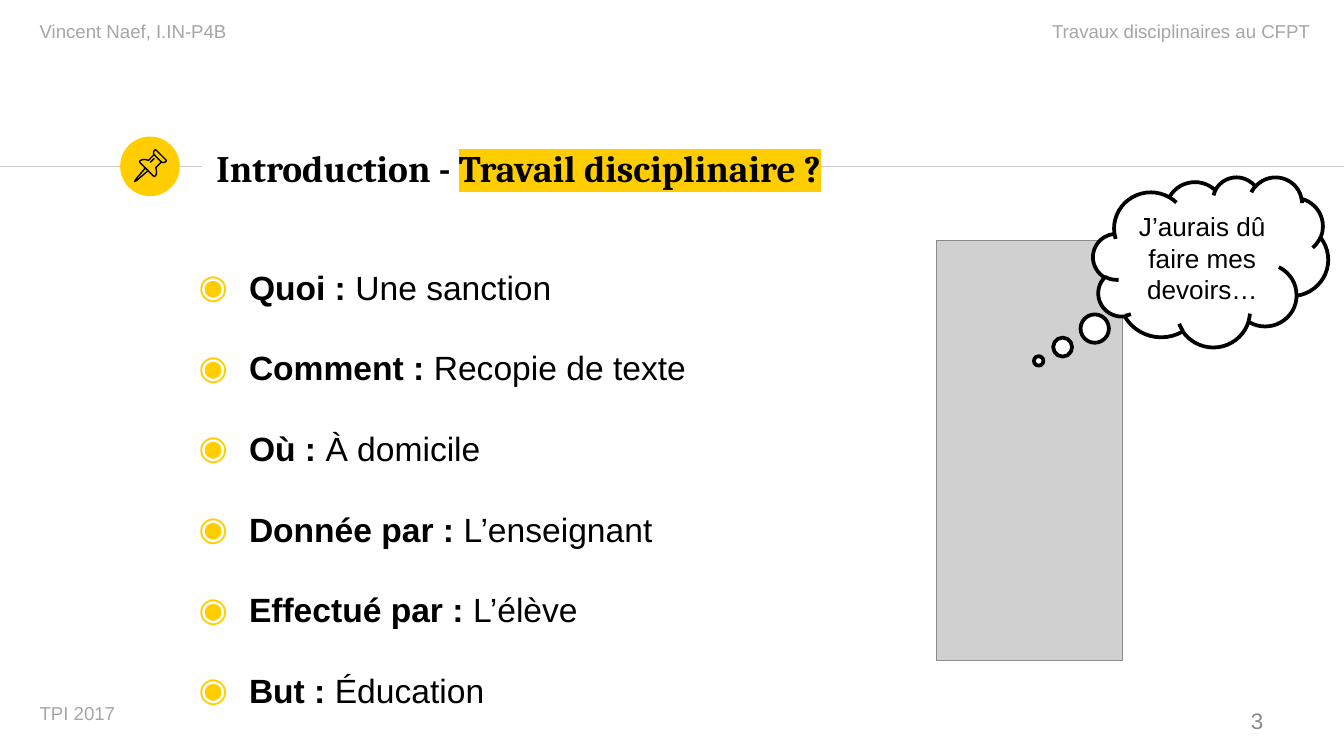
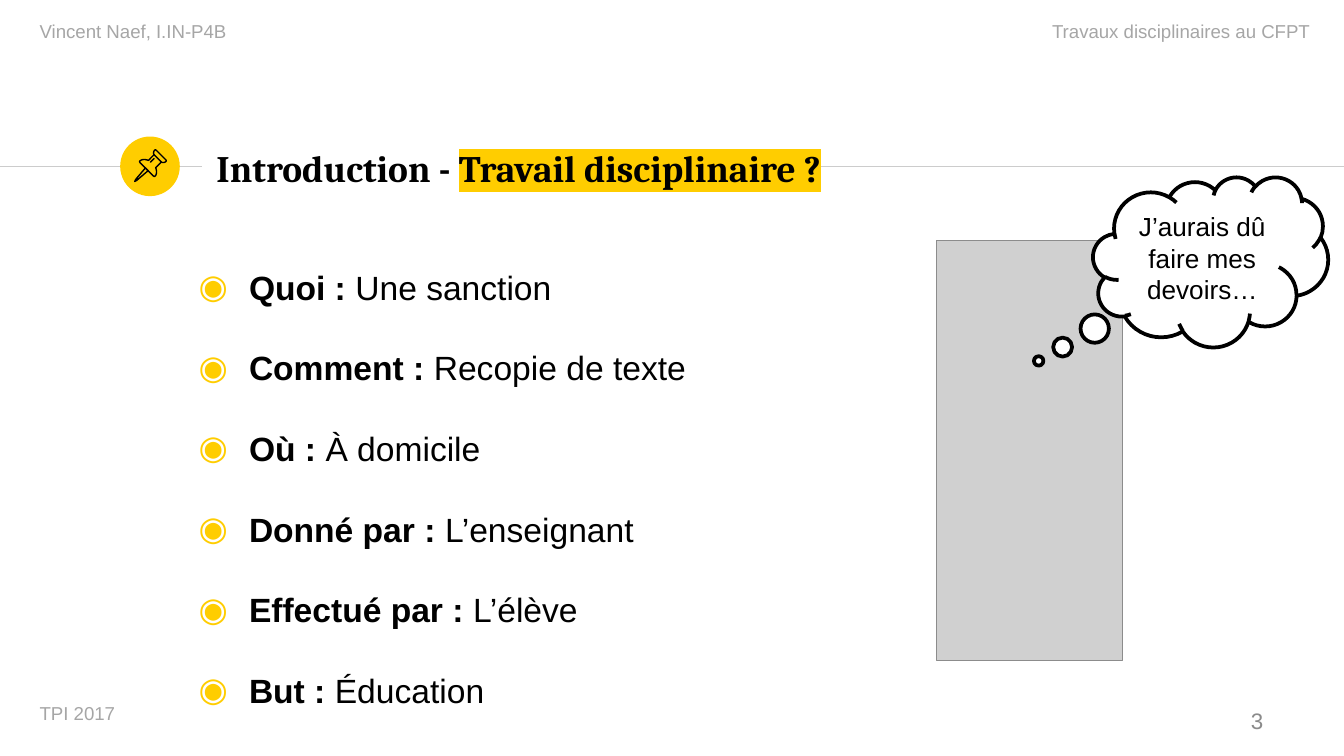
Before and after one commit to vinelo/TPI, a slide deck: slide 3 of Présentation/PresentationTPI.pptx. Drawn at 1344x756 pixels with LibreOffice and Linux fonts; fonts in the diff are those of the drawing; grey boxes stand for pictures. Boxes give left, top, right and bottom in pixels: in the first picture for what was removed or moved away, otherwise in the second. Text is boxed around its words. In the diff, an @@ line names an element or a change of style, - is before the commit and + after.

```diff
--- a/Présentation/PresentationTPI.pptx
+++ b/Présentation/PresentationTPI.pptx
@@ text at <box>249,517,634,548</box>: text changed @@
-◉ Donnée par : L’enseignant
+◉ Donné par : L’enseignant
```
Also in this commit, not shown: 6 other slides changed, 3 slides added, 4 slides removed, 5 other files.
